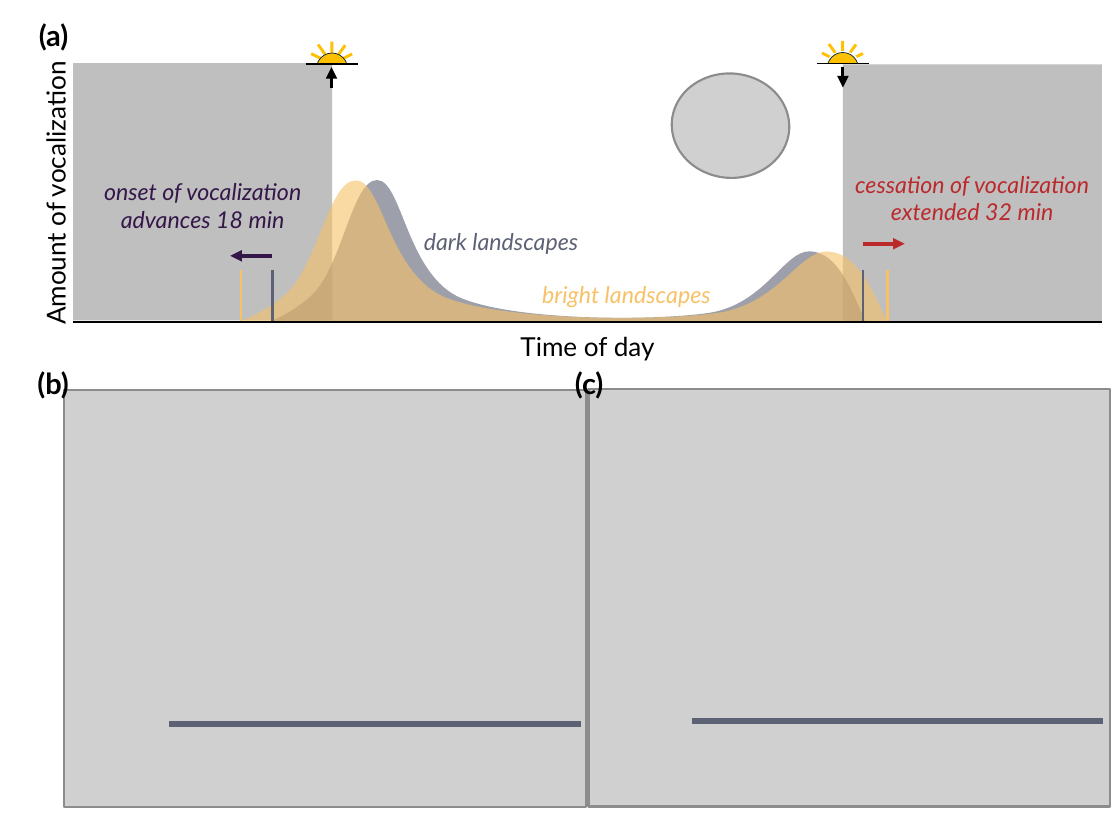
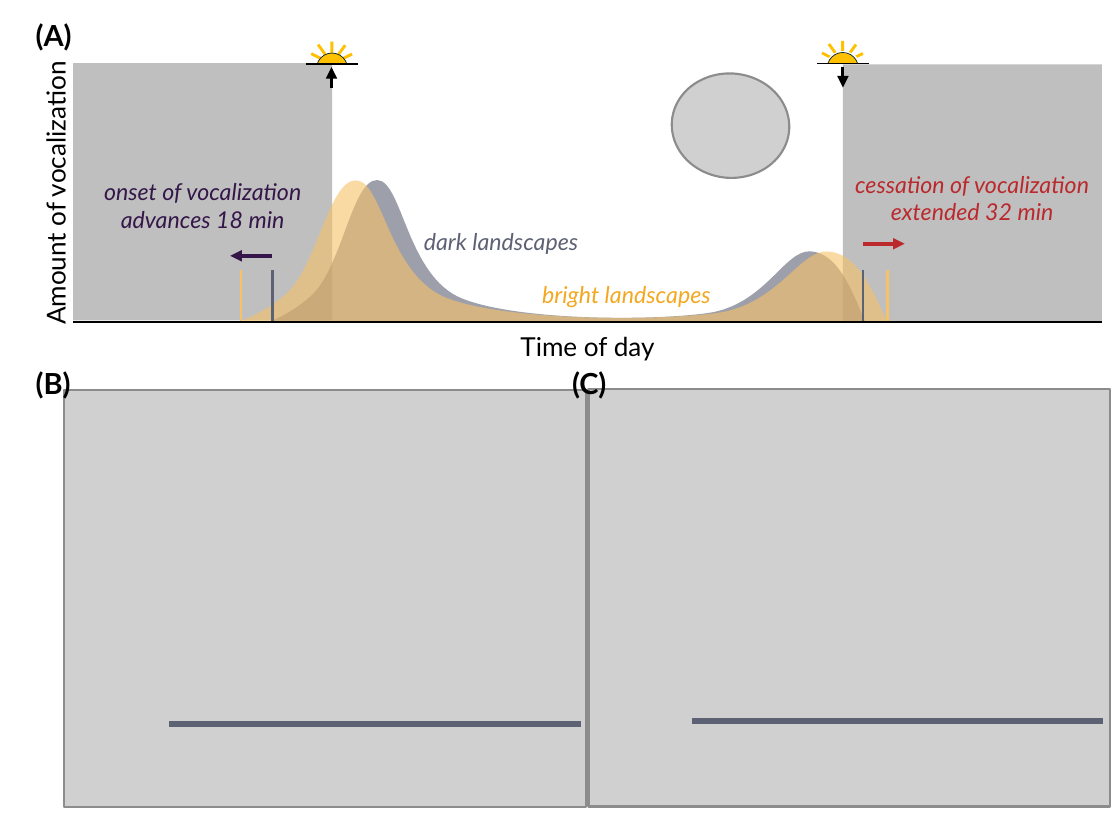
Before and after one commit to BrentPease1/alan, a slide deck: slide 1 of Results/Figures/figure_02.pptx. Drawn at 1120x820 pixels with LibreOffice and Linux fonts; fonts in the diff are those of the drawing; grey boxes stand for pictures. Boxes give left, top, right and bottom in pixels: in the first picture for what was removed or moved away, otherwise in the second. Text is boxed around its words. In the diff, an @@ line names an element or a change of style, - is before the commit and + after.

Commit message:
figure 2: panel tags to uppercase, made the "bright landscapes" label a bit darker

```diff
--- a/Results/Figures/figure_02.pptx
+++ b/Results/Figures/figure_02.pptx
@@ text at (36, 23, 72, 51): text changed @@
-(a)
+(A)
@@ text "bright landscapes" at (542, 286, 711, 308): text colour #F7C267 to #F4A820 @@
@@ text at (36, 371, 71, 400): text changed @@
-(b)
+(B)
@@ text at (572, 369, 606, 400): text changed @@
-(c)
+(C)
```
Also in this commit, not shown: 1 other file.
